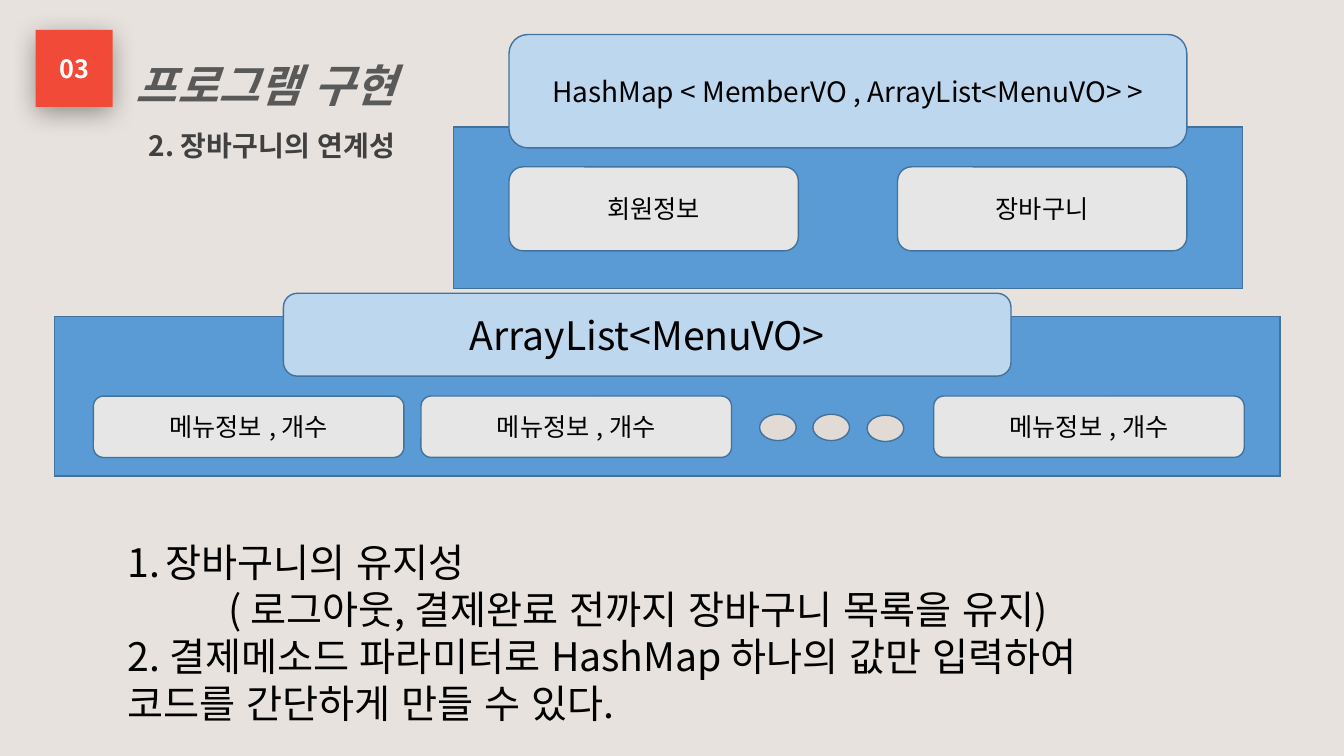
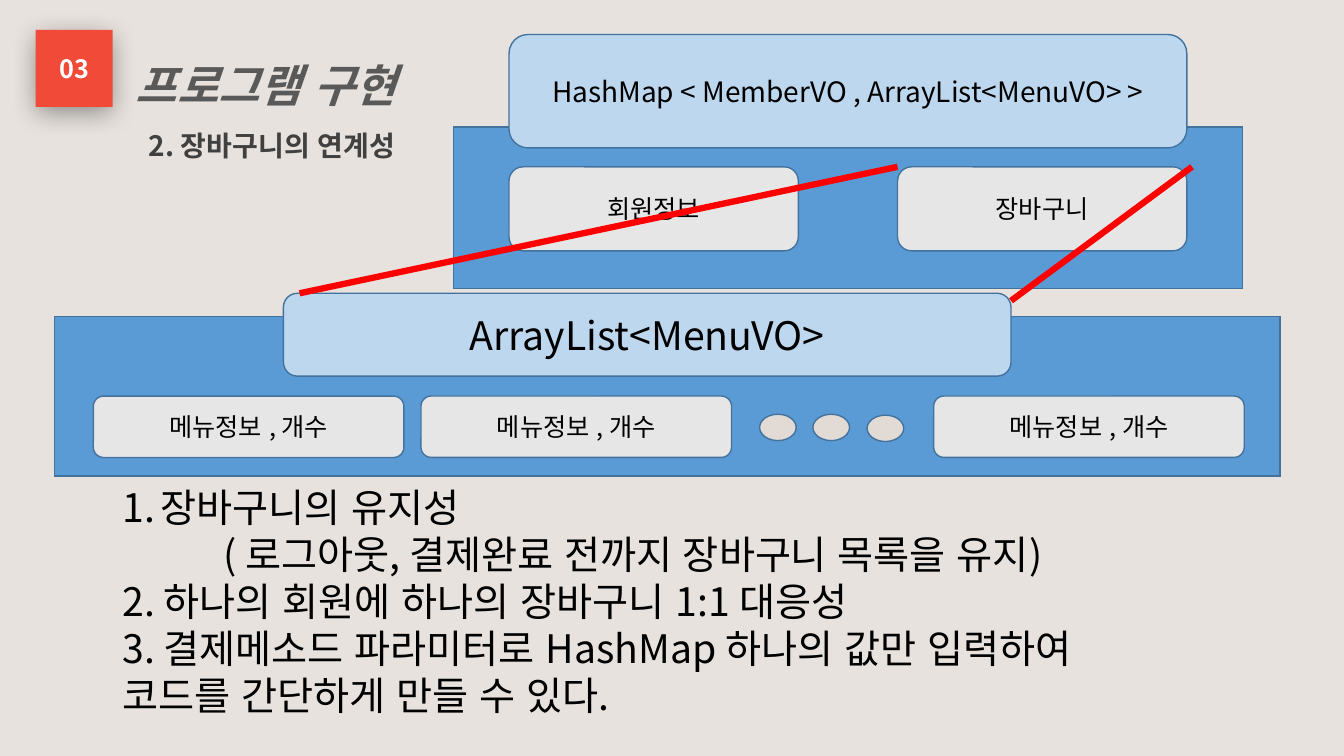
Before and after one commit to phoresis92/restaurant, a slide deck: slide 12 of 프로젝트 기획서/프로젝트 계획서.pptx (slide 10 before the commit). Drawn at 1344x756 pixels with LibreOffice and Linux fonts; fonts in the diff are those of the drawing. Boxes give left, top, right and bottom in pixels: in the first picture for what was removed or moved away, otherwise in the second. Text is boxed around its words. In the diff, an @@ line names an element or a change of style, - is before the commit and + after.

```diff
--- a/프로젝트 기획서/프로젝트 계획서.pptx
+++ b/프로젝트 기획서/프로젝트 계획서.pptx
@@ line added from (897, 166) to (299, 293), #FF0000 4.5 pt @@
@@ line added from (1193, 166) to (1011, 300), #FF0000 4.5 pt @@
@@ text "장바구니의 유지성": place and size @@
-text "장바구니의 유지성" at (128, 544, 1076, 721)
+text "장바구니의 유지성" at (123, 489, 1071, 713)
@@ text at (123, 576, 1071, 713): text changed @@
-2. 결제메소드 파라미터로 HashMap 하나의 값만 입력하여 코드를 간단하게 만들 수 있다.
+2. 하나의 회원에 하나의 장바구니 1:1 대응성
+3. 결제메소드 파라미터로 HashMap 하나의 값만 입력하여 코드를 간단하게 만들 수 있다.
```
Also in this commit, not shown: 12 other slides changed, 3 slides added, 11 other files.
